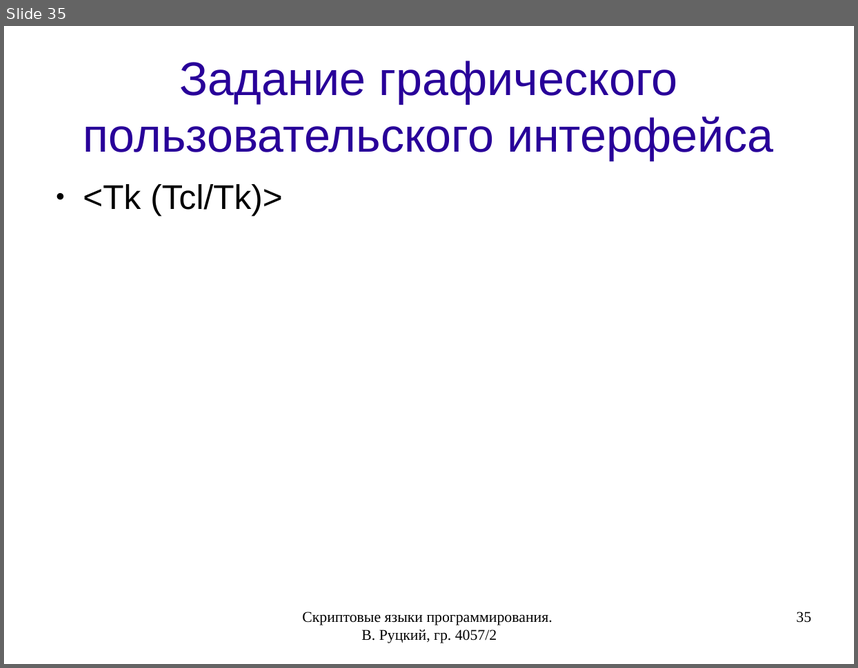
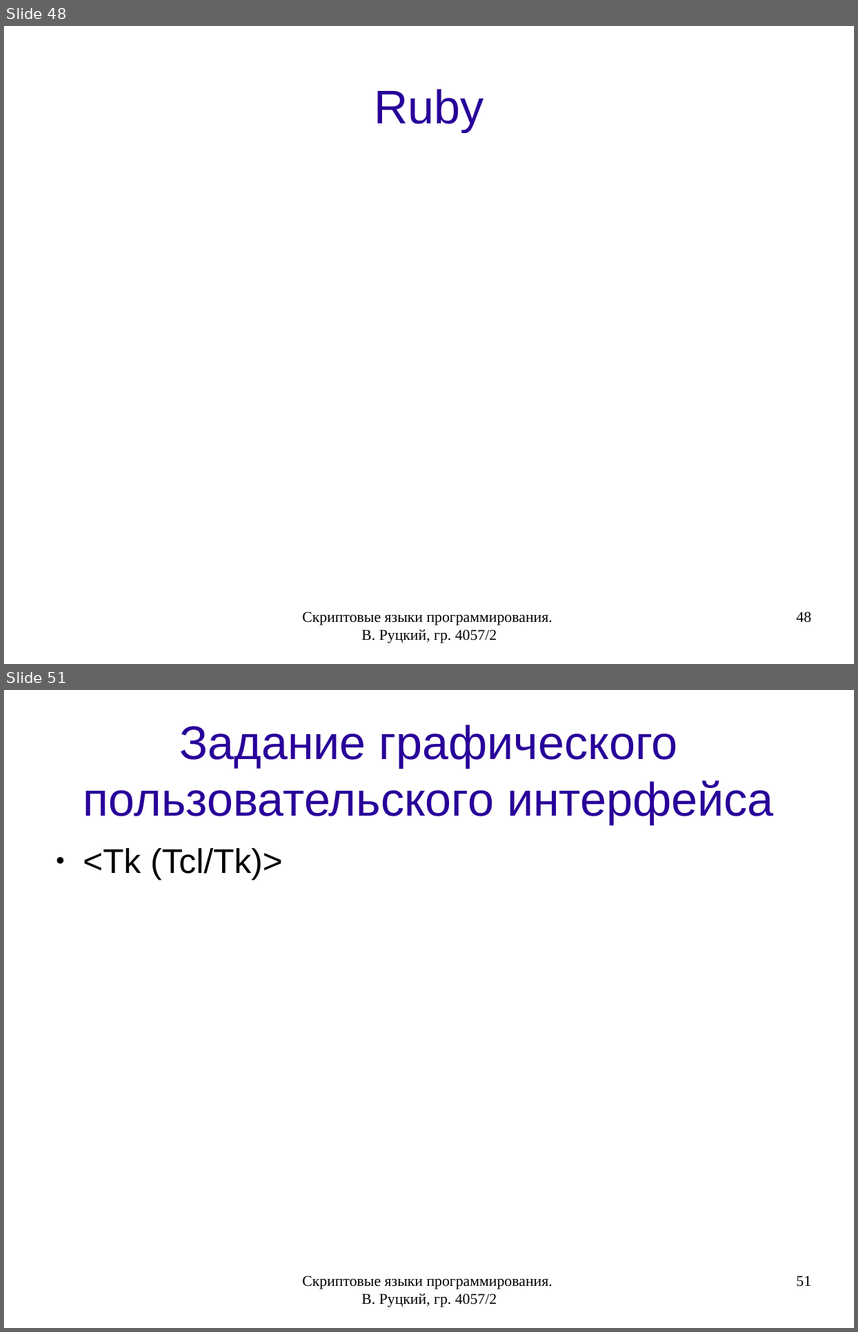
Before and after one commit to rutsky/semester07, a slide deck: Operation_systems/scripting_languages/40572_Rutsky_Scripting_languages.odp. Shown one above the other, each under a label of ours: slide 35 before the commit, slides 48 and 51 after it; the slides between them are not shown. The pictures are 858x668 and 858x1332 pixels, drawn with LibreOffice and Linux fonts; fonts in the diff are those of the drawing. Boxes give left, top, right and bottom in pixels: in the first picture for what was removed or moved away, otherwise in the second. Text is boxed around its words. In the diff, an @@ line names an element or a change of style, - is before the commit and + after.

```diff
--- a/Operation_systems/scripting_languages/40572_Rutsky_Scripting_languages.odp
+++ b/Operation_systems/scripting_languages/40572_Rutsky_Scripting_languages.odp
@@ slide 48 added at (x1=4, y1=26, x2=854, y2=664), background #FFFFFF @@
@@ title added at (x1=374, y1=89, x2=484, y2=132), 44 pt, text #280099 @@
+Ruby
@@ text added at (x1=302, y1=611, x2=553, y2=643), 14 pt, text #000000 @@
+Скриптовые языки программирования. В. Руцкий, гр. 4057/2
@@ page number added at (x1=796, y1=611, x2=811, y2=622), 14 pt, text #000000 @@
+48
@@ what was slide 35 is now slide 51 @@
@@ page number at (x1=796, y1=1275, x2=811, y2=1286): text changed @@
-35
+51
```
Also in this commit, not shown: 9 slides changed, 15 other slides added.
